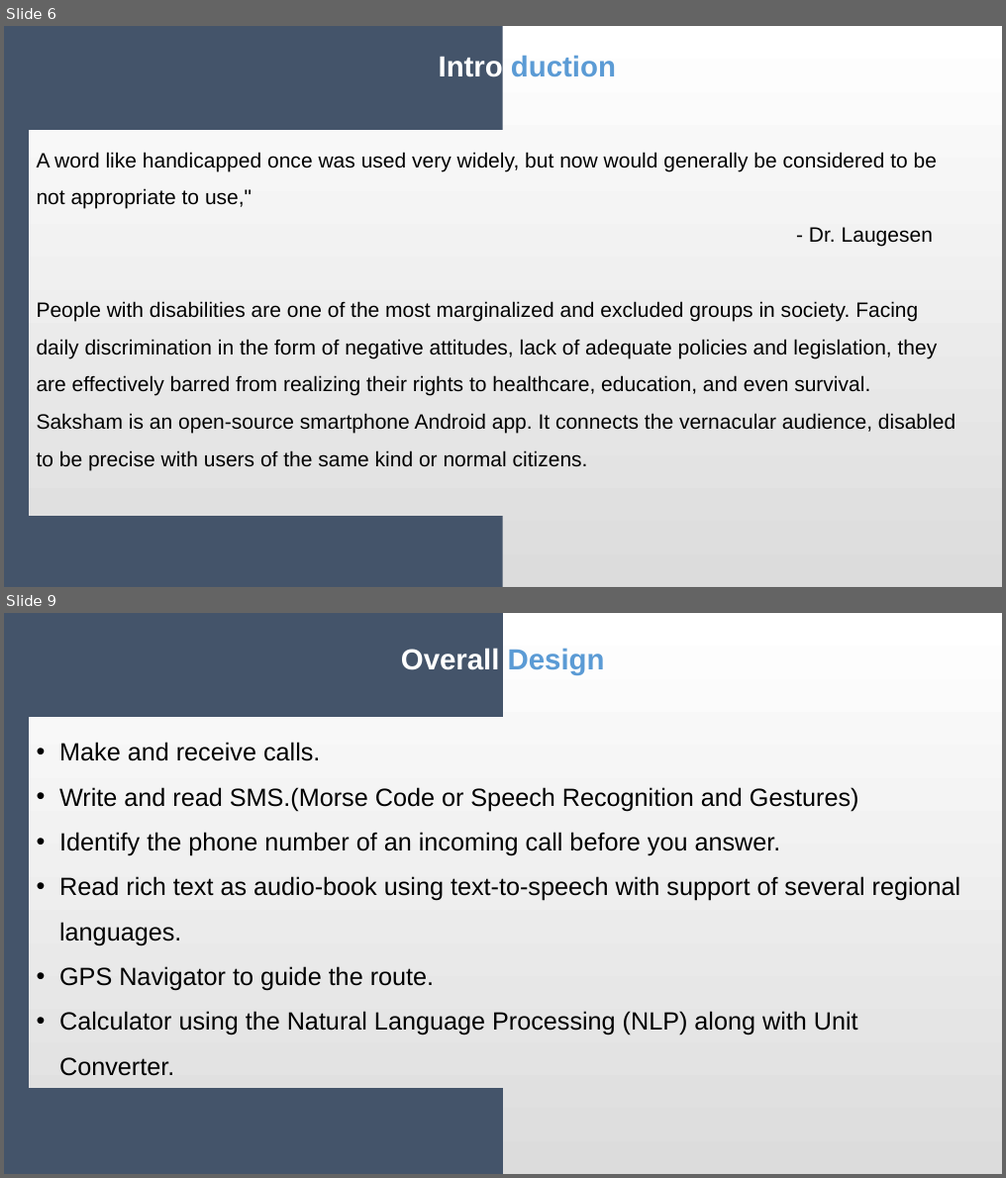
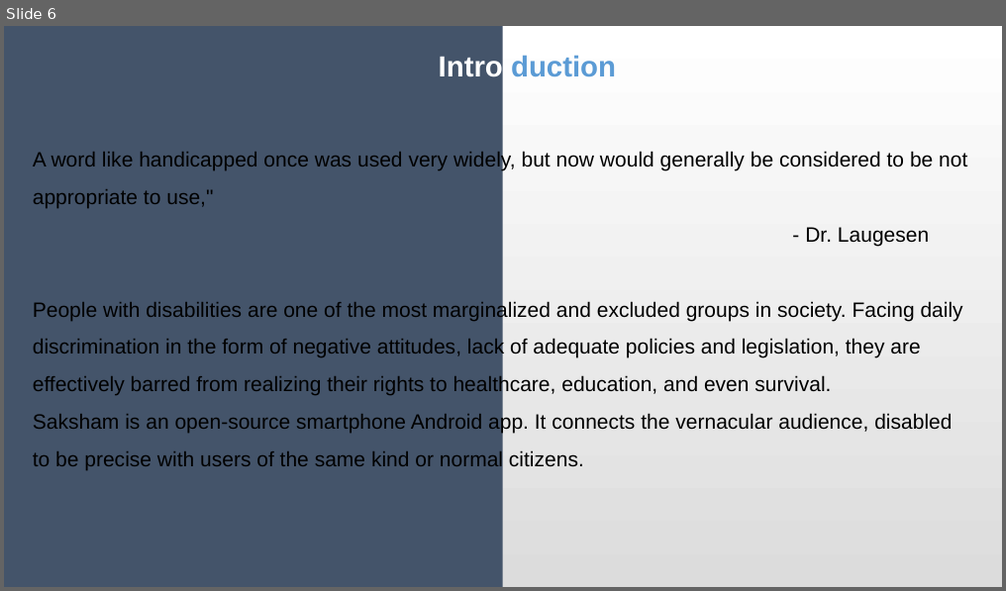
Before and after one commit to Durgnan/Final_Year_Project, a slide deck: Phase PPT/Durgesh Nandan/0th Phase/SakshamPPT.pptx. Shown one above the other, each under a label of ours: slides 6 and 9 before the commit, slide 6 after it; the slides between them are not shown. The pictures are 1006x1178 and 1006x591 pixels, drawn with LibreOffice and Linux fonts; fonts in the diff are those of the drawing. Boxes give left, top, right and bottom in pixels: in the first picture for what was removed or moved away, otherwise in the second. Text is boxed around its words. In the diff, an @@ line names an element or a change of style, - is before the commit and + after.

```diff
--- a/Phase PPT/Durgesh Nandan/0th Phase/SakshamPPT.pptx
+++ b/Phase PPT/Durgesh Nandan/0th Phase/SakshamPPT.pptx
@@ slide 9 removed at [4,613,1002,1174], background gradient #FFFFFF to #DCDCDC @@
@@ rectangle removed at [4,613,503,1174] @@
@@ text removed at [401,648,605,674] @@
-Overall Design
@@ rectangle removed at [29,718,973,1088] @@
-• Make and receive calls.
-• Write and read SMS.(Morse Code or Speech Recognition and Gestures)
-• Identify the phone number of an incoming call before you answer.
-• Read rich text as audio-book using text-to-speech with support of several regional languages.
-• GPS Navigator to guide the route.
-• Calculator using the Natural Language Processing (NLP) along with Unit Converter.
@@ slide 6 changed as well @@
@@ text "A word like handicapped once ...": place and size @@
-text "A word like handicapped once ..." at [29,131,973,516]
+text "A word like handicapped once ..." at [33,151,967,471]
@@ text "A word like handicapped once ..." at [33,151,967,471]: fill gradient #FFFFFF to #DCDCDC to none @@
```
Also in this commit, not shown: 10 other slides changed, 2 slides added, 1 other slide removed, 1 other file.
